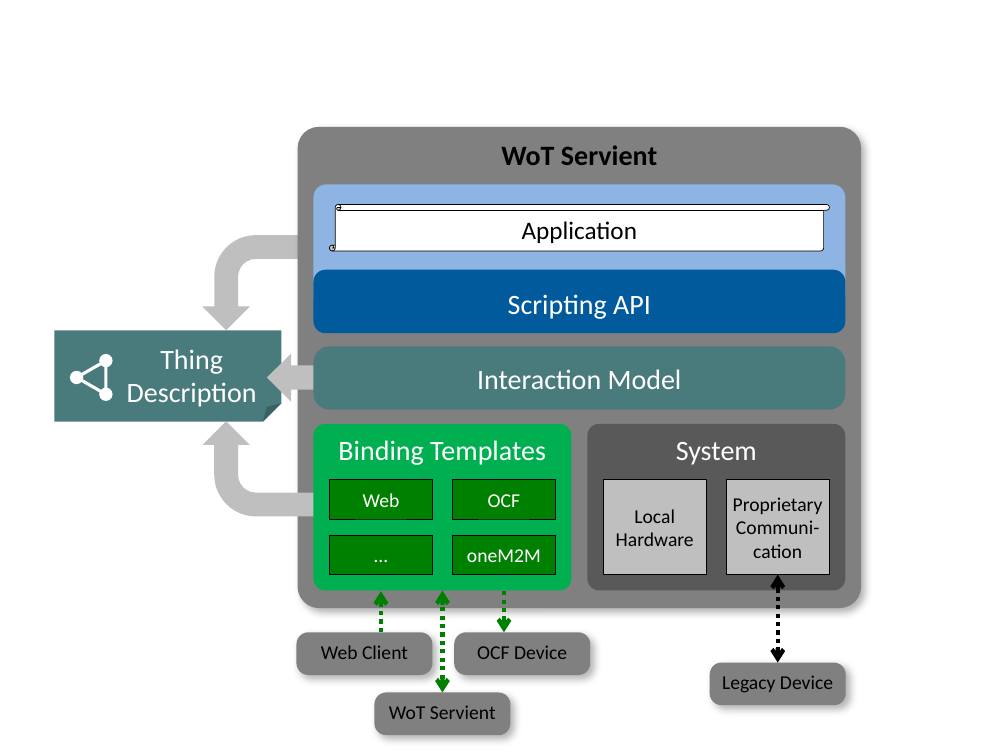
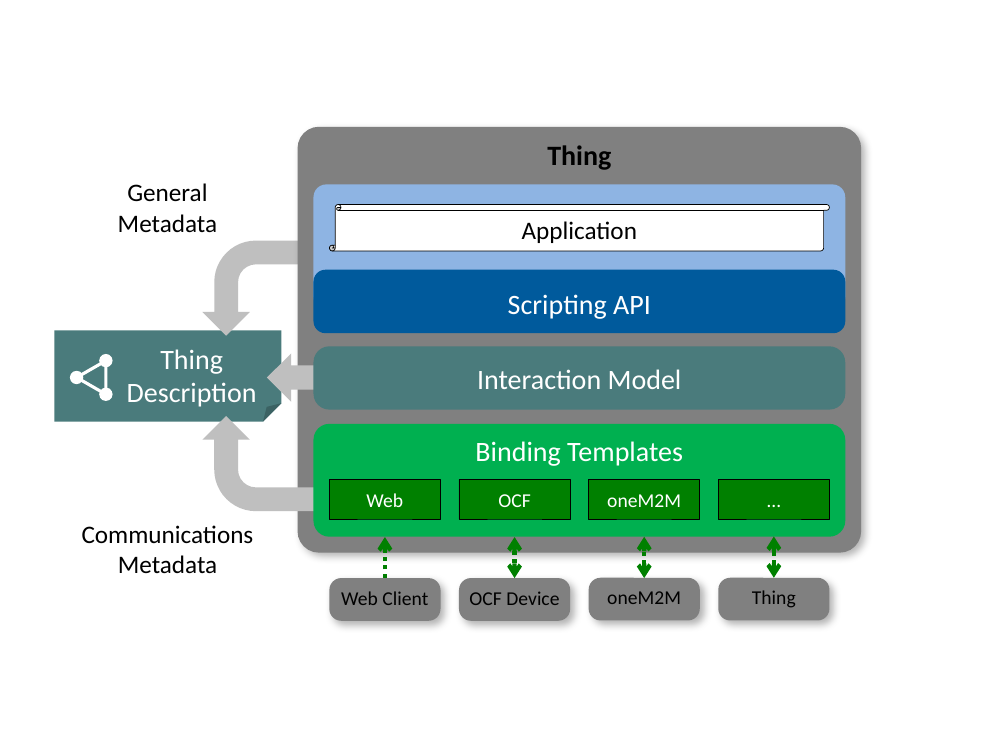
Before and after one commit to w3c/wot-architecture, a slide deck: slide 2 of images/wot-architecture-figures.pptx. Drawn at 1008x756 pixels with LibreOffice and Linux fonts; fonts in the diff are those of the drawing. Boxes give left, top, right and bottom in pixels: in the first picture for what was removed or moved away, otherwise in the second. Text is boxed around its words. In the diff, an @@ line names an element or a change of style, - is before the commit and + after.

```diff
--- a/images/wot-architecture-figures.pptx
+++ b/images/wot-architecture-figures.pptx
@@ rounded rectangle "Thing" at <box>297,127,861,552</box>: proportions changed @@
@@ rounded rectangle "Thing": place and size @@
-rounded rectangle "Thing" at <box>297,127,861,609</box>
+rounded rectangle "Thing" at <box>297,127,861,552</box>
@@ text in rounded rectangle at <box>547,145,611,170</box>: text changed @@
-WoT Servient
+Thing
@@ text added at <box>118,183,217,233</box>, 18 pt, text #000000 @@
+General
+Metadata
@@ bent arrow: place and size @@
-bent arrow at <box>202,235,358,330</box>
+bent arrow at <box>202,240,358,335</box>
@@ bent arrow: place and size @@
-bent arrow at <box>202,421,358,516</box>
+bent arrow at <box>202,416,358,511</box>
@@ rounded rectangle "Binding Templates": place and size @@
-rounded rectangle "Binding Templates" at <box>313,423,572,590</box>
+rounded rectangle "Binding Templates" at <box>313,423,846,536</box>
@@ rounded rectangle "Binding Templates" at <box>313,423,846,536</box>: proportions changed @@
@@ rounded rectangle removed at <box>588,423,846,590</box> @@
-System
@@ rectangle "Web": place and size @@
-rectangle "Web" at <box>330,480,432,519</box>
+rectangle "Web" at <box>330,480,440,519</box>
@@ rectangle "OCF": place and size @@
-rectangle "OCF" at <box>453,480,555,519</box>
+rectangle "OCF" at <box>459,480,570,519</box>
@@ rectangle "oneM2M": place and size @@
-rectangle "oneM2M" at <box>453,535,555,575</box>
+rectangle "oneM2M" at <box>589,480,700,519</box>
@@ rectangle removed at <box>603,480,706,575</box> @@
-Local
-Hardware
@@ rectangle "…": place and size @@
-rectangle "…" at <box>330,535,432,575</box>
+rectangle "…" at <box>719,480,830,519</box>
@@ rectangle removed at <box>726,480,829,575</box> @@
-Proprietary
-Communi-
-cation
@@ text added at <box>82,525,254,574</box>, 18 pt, text #000000 @@
+Communications
+Metadata
@@ arrow moved from (381, 632) - (381, 592) to (385, 578) - (385, 537) @@
@@ arrow moved from (504, 592) - (504, 632) to (514, 537) - (514, 579) @@
@@ arrow (514, 537) - (514, 579): arrow to double arrow @@
@@ double arrow added from (644, 579) to (644, 536), #008000 3 pt dashed @@
@@ double arrow moved from (443, 692) - (443, 591) to (774, 578) - (774, 536) @@
@@ rounded rectangle "Web Client": place and size @@
-rounded rectangle "Web Client" at <box>296,632,432,674</box>
+rounded rectangle "Web Client" at <box>330,579,440,621</box>
@@ rounded rectangle "OCF Device": place and size @@
-rounded rectangle "OCF Device" at <box>455,632,591,674</box>
+rounded rectangle "OCF Device" at <box>459,579,570,621</box>
@@ rounded rectangle added at <box>589,578,700,620</box>, fill #808080, 14 pt, text #000000 @@
+oneM2M
@@ rounded rectangle added at <box>719,578,830,620</box>, fill #808080, 14 pt, text #000000 @@
+Thing
@@ double arrow removed from (778, 575) to (778, 662) @@
@@ rounded rectangle removed at <box>710,662,846,705</box> @@
-Legacy Device
@@ rounded rectangle removed at <box>374,692,510,735</box> @@
-WoT Servient
```
Also in this commit, not shown: 10 other slides changed, 2 slides added, 8 slides removed, 13 other files.
